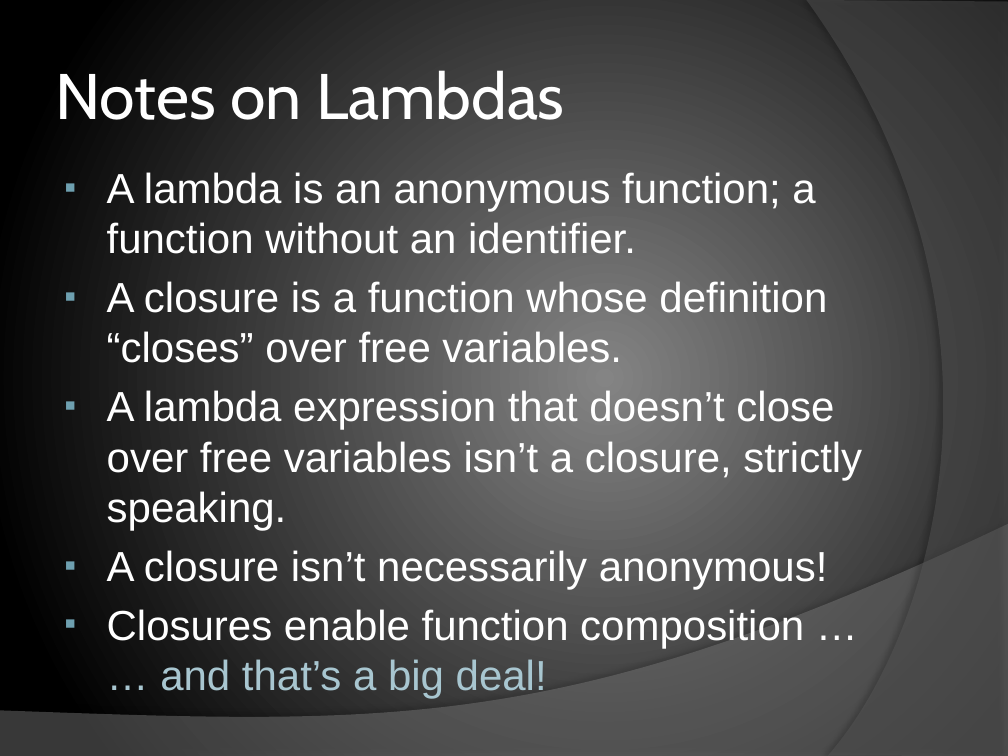
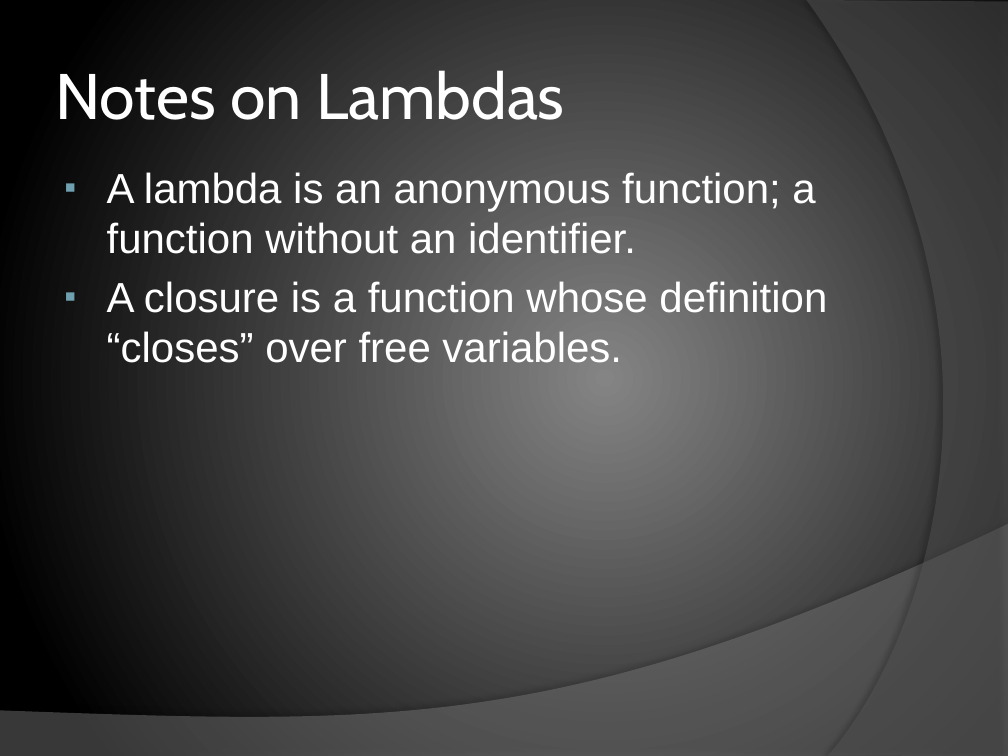
Before and after one commit to chrislewis/JaxFunc_0_ImperativelyFunctional, a slide deck: slide 13 of JaxFunc.pptx (slide 11 before the commit). Drawn at 1008x756 pixels with LibreOffice and Linux fonts; fonts in the diff are those of the drawing. Boxes give left, top, right and bottom in pixels: in the first picture for what was removed or moved away, otherwise in the second. Text is boxed around its words. In the diff, an @@ line names an element or a change of style, - is before the commit and + after.

```diff
--- a/JaxFunc.pptx
+++ b/JaxFunc.pptx
@@ text at box(107, 390, 862, 698): paragraphs removed @@
-▪ A lambda expression that doesn’t close over free variables isn’t a closure, strictly speaking.
-▪ A closure isn’t necessarily anonymous!
-▪ Closures enable function composition …
-  … and that’s a big deal!
```
Also in this commit, not shown: 7 other slides changed, 4 slides added.
